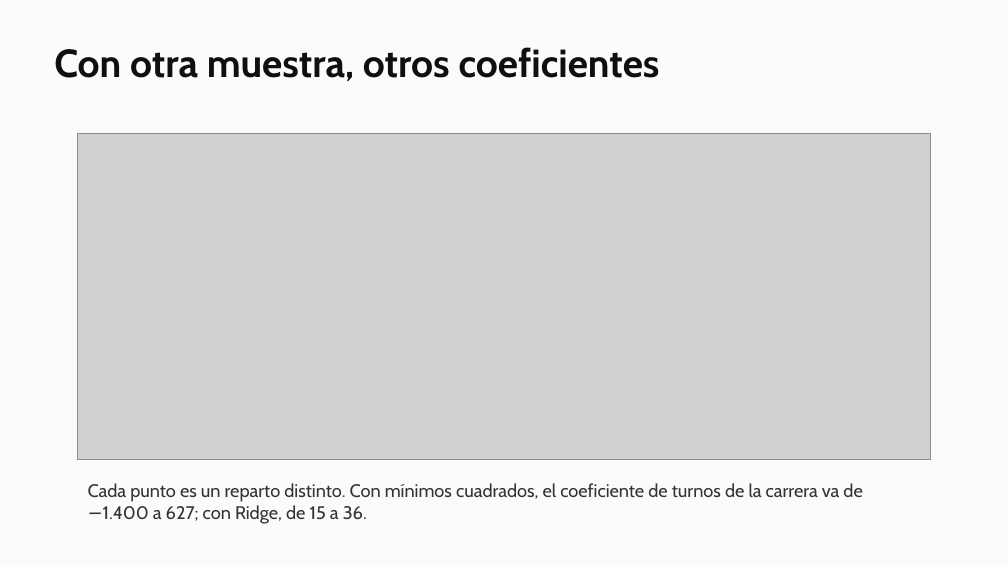
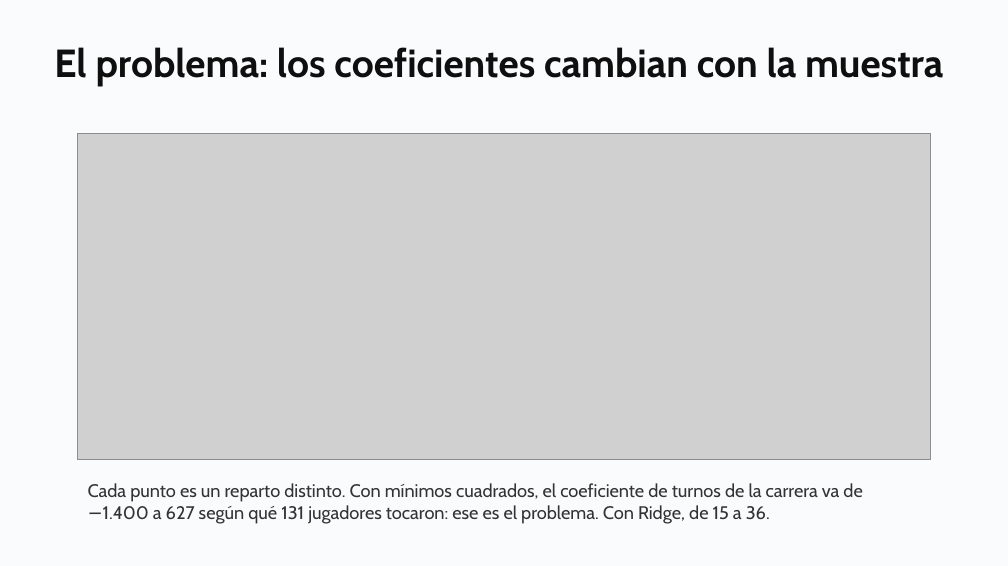
Before and after one commit to daniopitz/diplomado-cdd, a slide deck: slide 39 of presentaciones/clase07_evaluar_regularizar.pptx. Drawn at 1008x566 pixels with LibreOffice and Linux fonts; fonts in the diff are those of the drawing; grey boxes stand for pictures. Boxes give left, top, right and bottom in pixels: in the first picture for what was removed or moved away, otherwise in the second. Text is boxed around its words. In the diff, an @@ line names an element or a change of style, - is before the commit and + after.

```diff
--- a/presentaciones/clase07_evaluar_regularizar.pptx
+++ b/presentaciones/clase07_evaluar_regularizar.pptx
@@ text at <box>54,47,943,87</box>: text changed @@
-Con otra muestra, otros coeficientes
+El problema: los coeficientes cambian con la muestra
@@ text at <box>88,483,862,524</box>: text changed @@
-Cada punto es un reparto distinto. Con mínimos cuadrados, el coeficiente de turnos de la carrera va de −1.400 a 627; con Ridge, de 15 a 36.
+Cada punto es un reparto distinto. Con mínimos cuadrados, el coeficiente de turnos de la carrera va de −1.400 a 627 según qué 131 jugadores tocaron: ese es el problema. Con Ridge, de 15 a 36.
```
Also in this commit, not shown: 1 other file.
